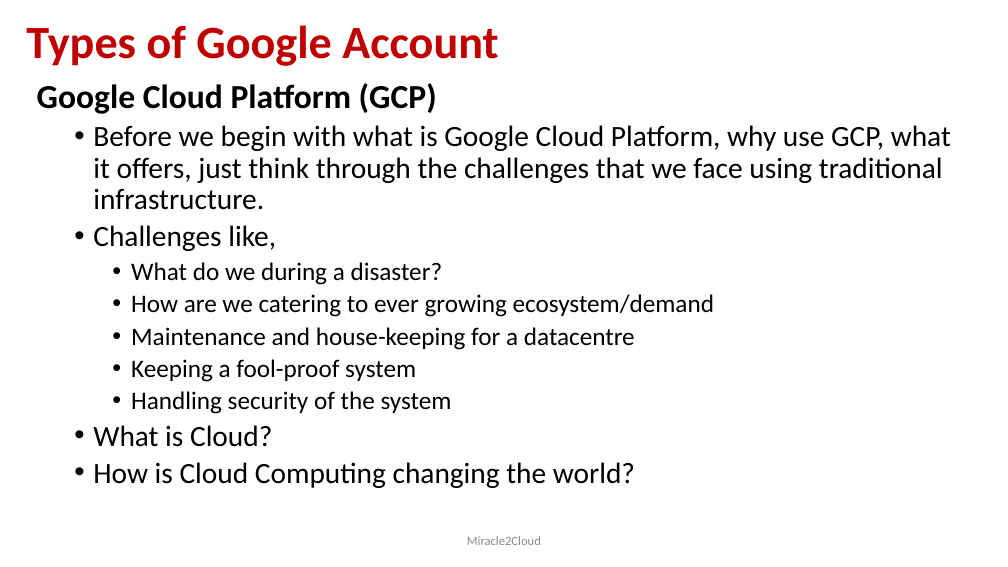
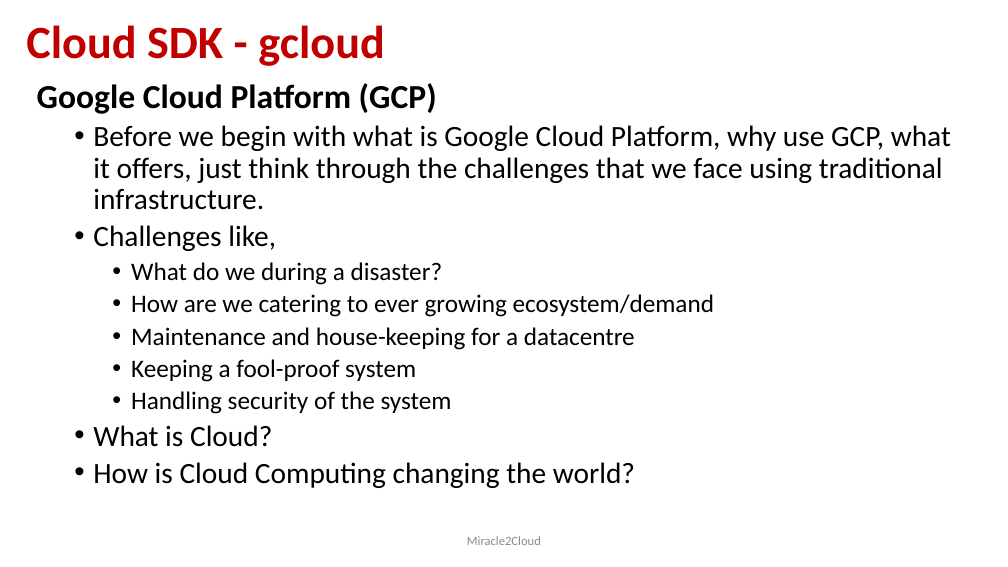
Before and after one commit to miracle2cloud/gcp, a slide deck: slide 19 of Google Cloud Platform.pptx (slide 11 before the commit). Drawn at 1008x567 pixels with LibreOffice and Linux fonts; fonts in the diff are those of the drawing. Boxes give left, top, right and bottom in pixels: in the first picture for what was removed or moved away, otherwise in the second. Text is boxed around its words. In the diff, an @@ line names an element or a change of style, - is before the commit and + after.

Commit message:
PPT update

```diff
--- a/Google Cloud Platform.pptx
+++ b/Google Cloud Platform.pptx
@@ title at (x1=26, y1=25, x2=385, y2=66): text changed @@
-Types of Google Account
+Cloud SDK - gcloud
```
Also in this commit, not shown: 2 other slides changed, 5 slides added.
